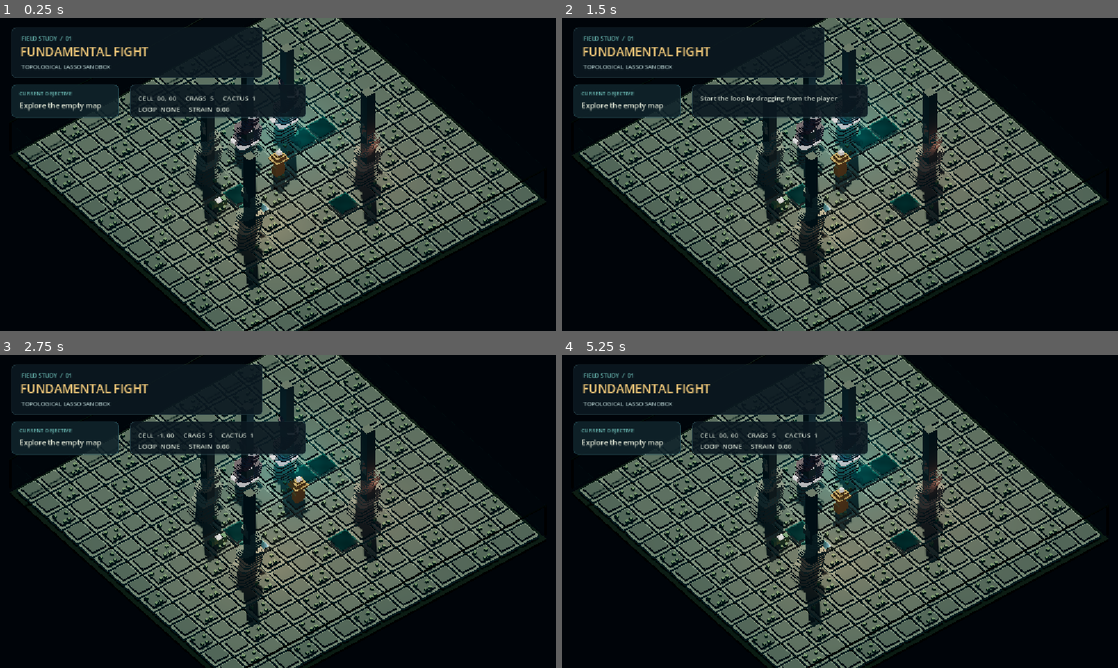
Above: before the commit, frames 1-4 (two rows, left to right).
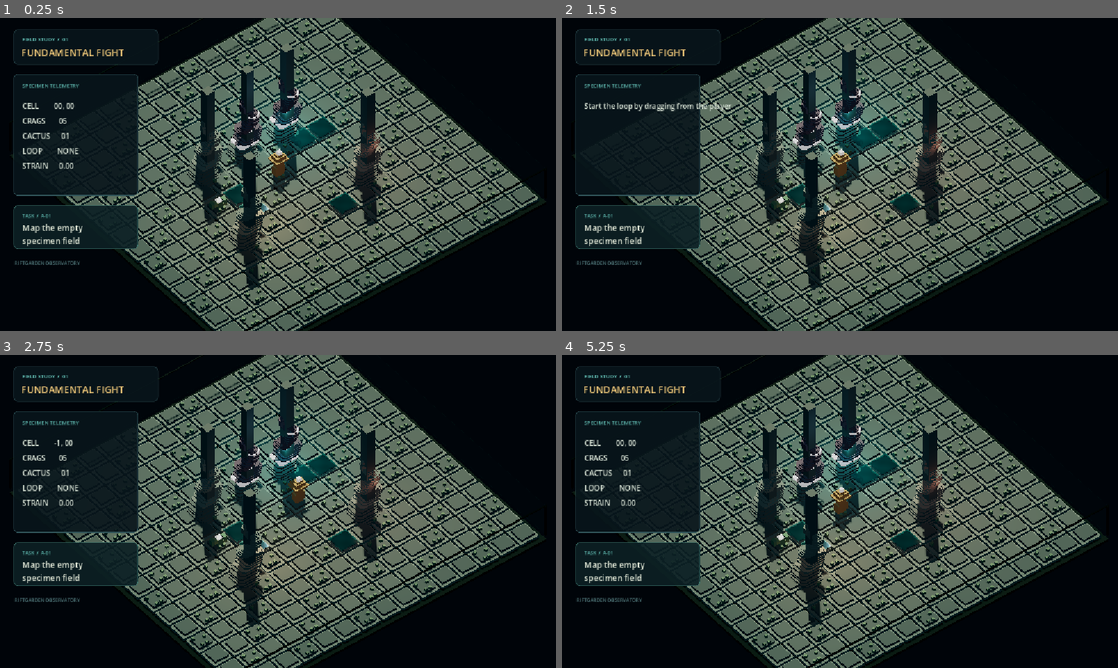
Above: after the commit, the same moments.

Repository: egorys2000/FundamentalFight
Game: Godot game, scene res://scenes/main.tscn
Same seed, same stepped clock (60 frames per second), same inputs: the game is played once before the commit and once after it.
Inputs (mouse positions are in pixels of both pictures, inside the frame that each line leads up to):
- Up to frame 1 (0.25 s): no input
- Up to frame 2 (1.5 s): tap Enter at 0.5 s; move the mouse to (962, 158) at 0.52 s; hold Right (ui_right) 0.53-1.25 s; tap R at 0.6 s; click (962, 158) at 0.67 s; tap Space at 1.25 s; drag from (728, 190) to (812, 237) at 1.27 s
- Up to frame 3 (2.75 s): tap Enter at 2 s; move the mouse to (333, 442) at 2.02 s; hold Right (ui_right) from 2.03 s (still down); tap X at 2.1 s
- Up to frame 4 (5.25 s): release Right (ui_right) at 2.75 s; tap Space at 2.75, 4.25 s; drag from (812, 574) to (673, 464) at 2.77 s; tap Enter at 3.5 s; move the mouse to (1006, 558) at 3.52 s; hold Left (ui_left) 3.53-4.25 s; tap P at 3.6 s; drag from (673, 464) to (756, 433) at 4.27 s; move the mouse to (867, 511) at 5.02 s; hold Down (ui_down) from 5.03 s (still down); tap R at 5.1 s; click (867, 511) at 5.17 s

The runs differ from the first frame. In frame 1, 11% of the frame differs, in the area x 2-55%, y 3-79%; in frame 2, 11%; in frame 3, 11%; in frame 4, 11%.

Commit message:
Create research instrument HUD
Co-authored-by: Copilot <223556219+Copilot@users.noreply.github.com>

Diff:
--- a/scripts/main.gd
+++ b/scripts/main.gd
@@ -271,35 +271,44 @@
 func _build_ui() -> void:
 	var canvas := CanvasLayer.new()
 	add_child(canvas)
-	var top_bar := _panel(Vector2(24, 20), Vector2(520, 104), Color("#0b1820e8"), Color("#28424a"))
+	var top_bar := _panel(Vector2(28, 24), Vector2(300, 72), Color("#08151be8"), Color("#31545a"))
 	canvas.add_child(top_bar)
-	var eyebrow := _label("FIELD STUDY  /  01", 12, Color("#69b8b2"))
-	eyebrow.position = Vector2(20, 14)
+	var eyebrow := _label("FIELD STUDY  /  01", 11, Color("#63c0b6"))
+	eyebrow.position = Vector2(18, 12)
 	top_bar.add_child(eyebrow)
-	var title := _label("FUNDAMENTAL FIGHT", 25, Color("#f0c879"))
-	title.position = Vector2(18, 32)
+	var title := _label("FUNDAMENTAL FIGHT", 20, Color("#f0c879"))
+	title.position = Vector2(16, 33)
 	top_bar.add_child(title)
-	var subtitle := _label("TOPOLOGICAL LASSO SANDBOX", 12, Color("#9bb3b4"))
-	subtitle.position = Vector2(20, 73)
-	top_bar.add_child(subtitle)
-
-	var objective := _panel(Vector2(24, 138), Vector2(222, 68), Color("#10232ae8"), Color("#28505a"))
+
+	var telemetry := _panel(Vector2(28, 116), Vector2(258, 252), Color("#08151be8"), Color("#31545a"))
+	canvas.add_child(telemetry)
+	var telemetry_header := _label("SPECIMEN TELEMETRY", 11, Color("#63c0b6"))
+	telemetry_header.position = Vector2(18, 16)
+	telemetry.add_child(telemetry_header)
+	var rule := ColorRect.new()
+	rule.position = Vector2(18, 39)
+	rule.size = Vector2(222, 1)
+	rule.color = Color("#31545a")
+	telemetry.add_child(rule)
+	status_label = Label.new()
+	status_label.position = Vector2(18, 55)
+	status_label.add_theme_font_size_override("font_size", 15)
+	status_label.add_theme_color_override("font_color", Color("#d8e2d5"))
+	status_label.add_theme_constant_override("line_spacing", 9)
+	telemetry.add_child(status_label)
+
+	var objective := _panel(Vector2(28, 388), Vector2(258, 90), Color("#0c2024e8"), Color("#3d756e"))
 	canvas.add_child(objective)
-	var objective_title := _label("CURRENT OBJECTIVE", 11, Color("#69b8b2"))
-	objective_title.position = Vector2(16, 10)
-	objective.add_child(objective_title)
-	var objective_text := _label("Explore the empty map", 15, Color("#e3e9d8"))
-	objective_text.position = Vector2(16, 32)
+	var objective_code := _label("TASK  /  A-01", 10, Color("#63c0b6"))
+	objective_code.position = Vector2(18, 14)
+	objective.add_child(objective_code)
+	var objective_text := _label("Map the empty\nspecimen field", 17, Color("#e3e9d8"))
+	objective_text.position = Vector2(18, 34)
 	objective.add_child(objective_text)
 
-	var telemetry := _panel(Vector2(270, 138), Vector2(364, 68), Color("#0b1820e8"), Color("#28424a"))
-	canvas.add_child(telemetry)
-	status_label = Label.new()
-	status_label.position = Vector2(16, 18)
-	status_label.add_theme_font_size_override("font_size", 14)
-	status_label.add_theme_color_override("font_color", Color("#d8e2d5"))
-	telemetry.add_child(status_label)
-
+	var footer := _label("RIFTGARDEN OBSERVATORY", 10, Color("#527a7d"))
+	footer.position = Vector2(30, 500)
+	canvas.add_child(footer)
 	_update_status()
 
 func _panel(position: Vector2, size: Vector2, fill: Color, border: Color) -> Panel:
@@ -384,7 +393,7 @@
 		var loop_state := "none"
 		if not loop_points.is_empty():
 			loop_state = "tight" if loop_pulled else "placed"
-		status_label.text = "CELL  %02d, %02d     CRAGS  5     CACTUS  1\nLOOP  %s     STRAIN  %0.2f" % [player_cell.x, player_cell.y, loop_state.to_upper(), strain_energy]
+		status_label.text = "CELL        %02d, %02d\nCRAGS       05\nCACTUS      01\nLOOP        %s\nSTRAIN      %0.2f" % [player_cell.x, player_cell.y, loop_state.to_upper(), strain_energy]
 
 func _cell_to_world(cell: Vector2i) -> Vector3:
 	return Vector3(cell.x * CELL_SIZE, 0.0, cell.y * CELL_SIZE)
